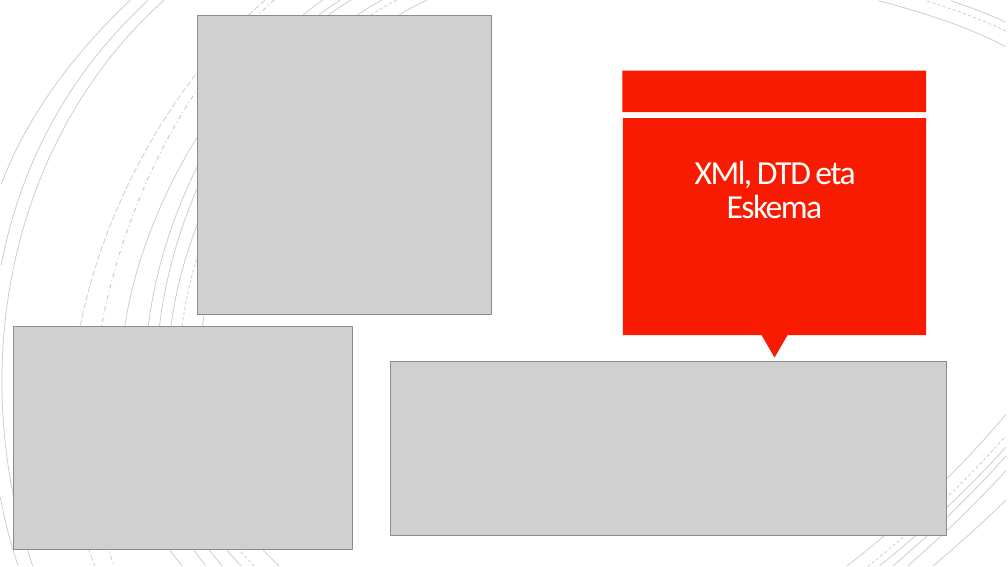
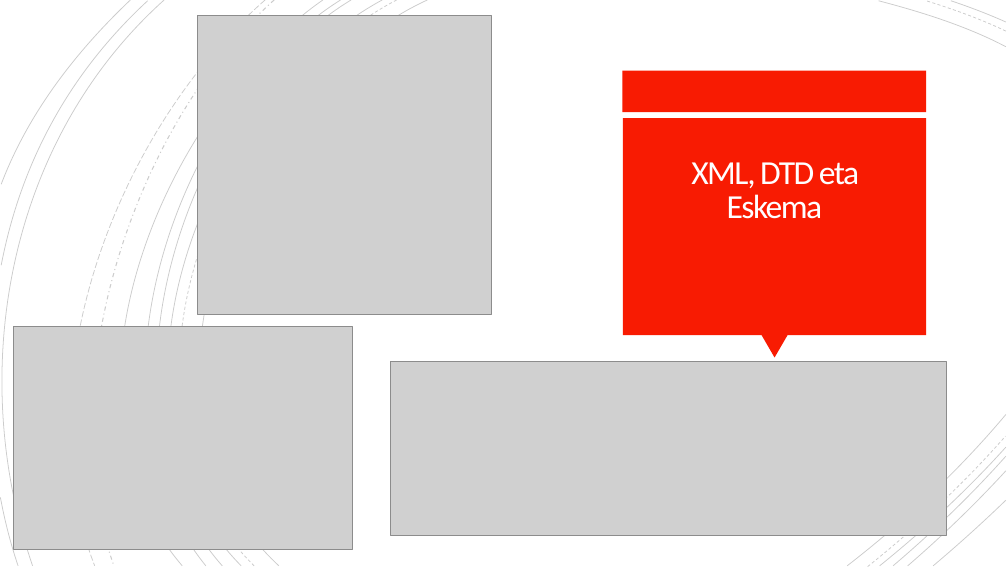
Before and after one commit to OceansForce/Erronka_5_Taldea, a slide deck: slide 16 of Aurkezpena/AurkezpenaTaldea5.pptx. Drawn at 1008x567 pixels with LibreOffice and Linux fonts; fonts in the diff are those of the drawing; grey boxes stand for pictures; background and template pictures are left out. Boxes give left, top, right and bottom in pixels: in the first picture for what was removed or moved away, otherwise in the second. Text is boxed around its words. In the diff, an @@ line names an element or a change of style, - is before the commit and + after.

```diff
--- a/Aurkezpena/AurkezpenaTaldea5.pptx
+++ b/Aurkezpena/AurkezpenaTaldea5.pptx
@@ title at <box>691,162,859,219</box>: text changed @@
-XMl, DTD eta Eskema
+XML, DTD eta Eskema
```
Also in this commit, not shown: 8 other slides changed, 2 slides added, 3 slides removed, 1 other file.
